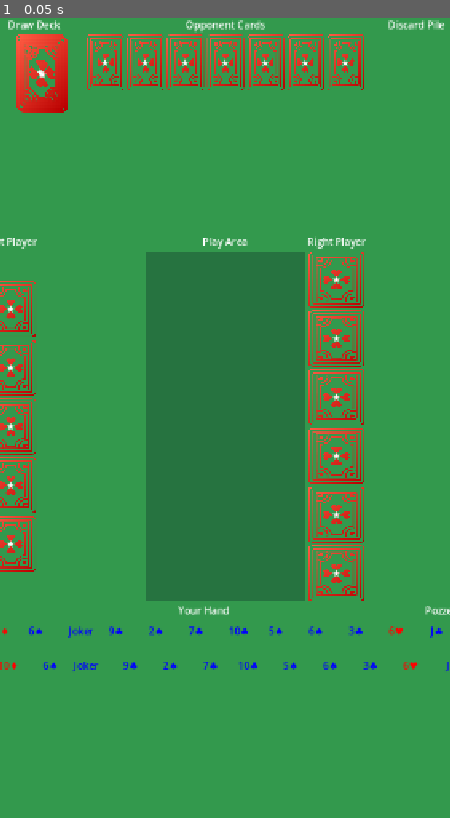
Above: before the commit, frame 1.
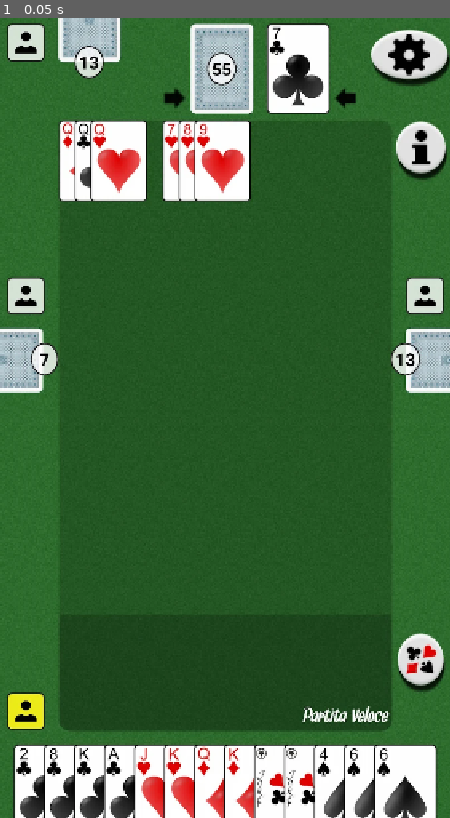
Above: after the commit, the same moment.

Repository: redd096/scala_tedesca
Game: Godot game, scene res://game_scene/game_scene.tscn
Two runs of this game, one before a commit and one after it. Both use one fixed random seed, a clock stepped at 60 frames per second and the inputs below.
Inputs:
- Up to frame 1 (0.05 s): no input

The runs differ from the first frame. In frame 1, 99% of the frame differs, in the area x 0-100%, y 0-100%.
Error after the commit: Invalid access to property or key 'add_child' on a base object of type 'Nil'. (res://game_scene/scripts/prefabs_controllers/game_ui_controller.gd:24)

Commit message:
first test

Diff:
--- a/game_scene/game_scene.tscn
+++ b/game_scene/game_scene.tscn
@@ -1,26 +1,34 @@
-[gd_scene load_steps=6 format=3 uid="uid://bemepic5h4obk"]
+[gd_scene load_steps=8 format=3 uid="uid://bemepic5h4obk"]
 
 [ext_resource type="Script" uid="uid://bn6naedpqjyf1" path="res://game_scene/scripts/managers/game_scene_manager.gd" id="1_m1k14"]
 [ext_resource type="Resource" uid="uid://c1qrjdbj54x3g" path="res://game_scene/datas_resources/rules.tres" id="2_3kg8t"]
+[ext_resource type="Resource" uid="uid://bfbaarcex8tru" path="res://game_scene/datas_resources/deck.tres" id="2_05euk"]
 [ext_resource type="Script" uid="uid://bman8yqr3yymb" path="res://game_scene/scripts/managers/game_scene_sm/game_scene_sm.gd" id="3_k340r"]
 [ext_resource type="Script" uid="uid://djpserxi4m3g3" path="res://game_scene/scripts/managers/game_scene_sm/initialization_game_scene_state.gd" id="4_e0oqy"]
-[ext_resource type="PackedScene" uid="uid://cj8yaqk3v2mn8" path="res://game_scene/prefabs/scala_tedesca_ui.tscn" id="5_e0oqy"]
+[ext_resource type="PackedScene" uid="uid://cj8yaqk3v2mn8" path="res://game_scene/prefabs/test_scala_tedesca_ui.tscn" id="5_e0oqy"]
+[ext_resource type="Script" uid="uid://cpo8sgmlpi6jl" path="res://game_scene/scripts/managers/game_scene_sm/player_turn_game_scene_state.gd" id="6_7ps1j"]
 
 [node name="GameScene" type="Node"]
 
 [node name="GameSceneManager" type="Node" parent="." node_paths=PackedStringArray("ui_controller")]
 script = ExtResource("1_m1k14")
+deck = ExtResource("2_05euk")
 rules = ExtResource("2_3kg8t")
-ui_controller = NodePath("../ScalaTedescaUI")
+ui_controller = NodePath("../GameUI")
 metadata/_custom_type_script = "uid://bn6naedpqjyf1"
 
-[node name="GameSceneSM" type="Node" parent="." node_paths=PackedStringArray("initialization_state")]
+[node name="GameSceneSM" type="Node" parent="." node_paths=PackedStringArray("initialization_state", "player_turn_state")]
 script = ExtResource("3_k340r")
 initialization_state = NodePath("InitializationGameSceneState")
+player_turn_state = NodePath("PlayerTurnGameSceneState")
 metadata/_custom_type_script = "uid://bman8yqr3yymb"
 
 [node name="InitializationGameSceneState" type="Node" parent="GameSceneSM"]
 script = ExtResource("4_e0oqy")
 metadata/_custom_type_script = "uid://djpserxi4m3g3"
 
-[node name="ScalaTedescaUI" parent="." instance=ExtResource("5_e0oqy")]
+[node name="PlayerTurnGameSceneState" type="Node" parent="GameSceneSM"]
+script = ExtResource("6_7ps1j")
+metadata/_custom_type_script = "uid://cpo8sgmlpi6jl"
+
+[node name="GameUI" parent="." instance=ExtResource("5_e0oqy")]
--- a/game_scene/prefabs/scala_tedesca_ui.tscn
+++ b/game_scene/prefabs/game_ui.tscn
@@ -1,19 +1,20 @@
-[gd_scene load_steps=4 format=3 uid="uid://cj8yaqk3v2mn8"]
+[gd_scene load_steps=5 format=3 uid="uid://bfp5tsme4tyhe"]
 
-[ext_resource type="Theme" uid="uid://dqr516vkuq3mp" path="res://game_scene/themes/scala_tedesca_theme.tres" id="1_4joqd"]
-[ext_resource type="Script" uid="uid://etert7npv2bn" path="res://game_scene/scripts/prefabs_controllers/scala_tedesca_controller.gd" id="1_shovc"]
-[ext_resource type="PackedScene" uid="uid://bk2x7qj8v5mn6" path="res://game_scene/prefabs/card.tscn" id="2_xbyoe"]
+[ext_resource type="Theme" uid="uid://dqr516vkuq3mp" path="res://game_scene/themes/scala_tedesca_theme.tres" id="1_bwte8"]
+[ext_resource type="Script" uid="uid://etert7npv2bn" path="res://game_scene/scripts/prefabs_controllers/test_scala_tedesca.gd" id="2_0wx8q"]
+[ext_resource type="PackedScene" uid="uid://bk2x7qj8v5mn6" path="res://game_scene/prefabs/card.tscn" id="3_c5wgr"]
+[ext_resource type="Texture2D" uid="uid://ml1lwcwx3b7u" path="res://game_scene/textures/mockup_scala_40.webp" id="4_ed6sx"]
 
-[node name="ScalaTedescaUI" type="Control" node_paths=PackedStringArray("draw_deck_container", "discard_deck_container", "opponent_cards_container", "left_opponent_container", "right_opponent_container", "play_area_flow", "player_hand_container", "pozzetto_container")]
+[node name="GameUI" type="Control" node_paths=PackedStringArray("draw_deck_container", "discard_deck_container", "opponent_cards_container", "left_opponent_container", "right_opponent_container", "play_area_flow", "player_hand_container", "pozzetto_container")]
 layout_mode = 3
 anchors_preset = 15
 anchor_right = 1.0
 anchor_bottom = 1.0
 grow_horizontal = 2
 grow_vertical = 2
-theme = ExtResource("1_4joqd")
-script = ExtResource("1_shovc")
-card_scene = ExtResource("2_xbyoe")
+theme = ExtResource("1_bwte8")
+script = ExtResource("2_0wx8q")
+card_scene = ExtResource("3_c5wgr")
 draw_deck_container = NodePath("MainContainer/TopArea/DrawDeckArea/DrawDeck")
 discard_deck_container = NodePath("MainContainer/TopArea/DiscardDeckArea/DiscardDeck")
 opponent_cards_container = NodePath("MainContainer/TopArea/OpponentCardsArea/OpponentCards")
@@ -176,14 +177,12 @@
 size_flags_vertical = 3
 alignment = 1
 
-[node name="Control" type="Control" parent="."]
+[node name="Mockup" type="TextureRect" parent="."]
 layout_mode = 1
 anchors_preset = 15
 anchor_right = 1.0
 anchor_bottom = 1.0
-offset_left = 50.0
-offset_top = 50.0
-offset_right = -50.0
-offset_bottom = -50.0
 grow_horizontal = 2
 grow_vertical = 2
+texture = ExtResource("4_ed6sx")
+expand_mode = 1
--- /dev/null
+++ b/game_scene/prefabs/player_cards.tscn
@@ -0,0 +1,82 @@
+[gd_scene load_steps=3 format=3 uid="uid://dvdbqx7bhuugt"]
+
+[ext_resource type="Script" uid="uid://bmrt6f1gqqyxo" path="res://game_scene/scripts/prefabs_controllers/player_cards_controller.gd" id="1_d1l1r"]
+[ext_resource type="Texture2D" uid="uid://4pidu3mb6ni1" path="res://game_scene/textures/front_card_red.png" id="2_rr5q2"]
+
+[node name="PlayerCards" type="Control"]
+layout_mode = 3
+anchors_preset = 0
+offset_right = 80.0
+offset_bottom = 120.0
+script = ExtResource("1_d1l1r")
+
+[node name="CardFront" type="Control" parent="."]
+layout_mode = 1
+anchors_preset = 15
+anchor_right = 1.0
+anchor_bottom = 1.0
+grow_horizontal = 2
+grow_vertical = 2
+
+[node name="FrontBackground" type="TextureRect" parent="CardFront"]
+layout_mode = 1
+anchors_preset = 15
+anchor_right = 1.0
+anchor_bottom = 1.0
+grow_horizontal = 2
+grow_vertical = 2
+texture = ExtResource("2_rr5q2")
+expand_mode = 1
+
+[node name="Border" type="ColorRect" parent="CardFront"]
+visible = false
+layout_mode = 1
+anchors_preset = 15
+anchor_right = 1.0
+anchor_bottom = 1.0
+grow_horizontal = 2
+grow_vertical = 2
+mouse_filter = 2
+color = Color(0, 0, 0, 1)
+
+[node name="InnerArea" type="ColorRect" parent="CardFront/Border"]
+layout_mode = 1
+anchors_preset = 15
+anchor_right = 1.0
+anchor_bottom = 1.0
+offset_left = 2.0
+offset_top = 2.0
+offset_right = -2.0
+offset_bottom = -2.0
+grow_horizontal = 2
+grow_vertical = 2
+mouse_filter = 2
+
+[node name="TopLeftLabel" type="Label" parent="CardFront"]
+modulate = Color(1, 0, 0, 1)
+layout_mode = 1
+offset_left = 6.0
+offset_top = 6.0
+offset_right = 17.0
+offset_bottom = 29.0
+text = "A♥"
+horizontal_alignment = 1
+vertical_alignment = 1
+
+[node name="BottomRightLabel" type="Label" parent="CardFront"]
+modulate = Color(1, 0, 0, 1)
+layout_mode = 1
+anchors_preset = 3
+anchor_left = 1.0
+anchor_top = 1.0
+anchor_right = 1.0
+anchor_bottom = 1.0
+offset_left = -31.0
+offset_top = -29.0
+offset_right = -6.0
+offset_bottom = -6.0
+grow_horizontal = 0
+grow_vertical = 0
+text = "A♥"
+horizontal_alignment = 1
+vertical_alignment = 1
--- /dev/null
+++ b/game_scene/prefabs/test_scala_tedesca_ui.tscn
@@ -0,0 +1,182 @@
+[gd_scene load_steps=6 format=3 uid="uid://cj8yaqk3v2mn8"]
+
+[ext_resource type="Theme" uid="uid://dqr516vkuq3mp" path="res://game_scene/themes/scala_tedesca_theme.tres" id="1_4joqd"]
+[ext_resource type="Script" uid="uid://nxpdoaehseir" path="res://game_scene/scripts/prefabs_controllers/game_ui_controller.gd" id="2_7x5bi"]
+[ext_resource type="PackedScene" uid="uid://bk2x7qj8v5mn6" path="res://game_scene/prefabs/card.tscn" id="3_oh8gn"]
+[ext_resource type="PackedScene" uid="uid://dvdbqx7bhuugt" path="res://game_scene/prefabs/player_cards.tscn" id="4_3j2g5"]
+[ext_resource type="Texture2D" uid="uid://ml1lwcwx3b7u" path="res://game_scene/textures/mockup_scala_40.webp" id="4_sdmau"]
+
+[node name="GameUI" type="Control"]
+layout_mode = 3
+anchors_preset = 15
+anchor_right = 1.0
+anchor_bottom = 1.0
+grow_horizontal = 2
+grow_vertical = 2
+theme = ExtResource("1_4joqd")
+script = ExtResource("2_7x5bi")
+card_prefab = ExtResource("3_oh8gn")
+player_cards_prefab = ExtResource("4_3j2g5")
+
+[node name="Background" type="ColorRect" parent="."]
+layout_mode = 1
+anchors_preset = 15
+anchor_right = 1.0
+anchor_bottom = 1.0
+grow_horizontal = 2
+grow_vertical = 2
+color = Color(0.2, 0.6, 0.3, 1)
+
+[node name="MainContainer" type="VBoxContainer" parent="."]
+layout_mode = 1
+anchors_preset = 15
+anchor_right = 1.0
+anchor_bottom = 1.0
+grow_horizontal = 2
+grow_vertical = 2
+
+[node name="TopArea" type="HBoxContainer" parent="MainContainer"]
+layout_mode = 2
+size_flags_vertical = 2
+
+[node name="DrawDeckArea" type="VBoxContainer" parent="MainContainer/TopArea"]
+layout_mode = 2
+size_flags_horizontal = 3
+
+[node name="Label" type="Label" parent="MainContainer/TopArea/DrawDeckArea"]
+layout_mode = 2
+text = "Draw Deck"
+horizontal_alignment = 1
+
+[node name="DrawDeck" type="HBoxContainer" parent="MainContainer/TopArea/DrawDeckArea"]
+layout_mode = 2
+size_flags_vertical = 3
+alignment = 1
+
+[node name="OpponentCardsArea" type="VBoxContainer" parent="MainContainer/TopArea"]
+layout_mode = 2
+size_flags_horizontal = 3
+
+[node name="Label" type="Label" parent="MainContainer/TopArea/OpponentCardsArea"]
+layout_mode = 2
+text = "Opponent Cards"
+horizontal_alignment = 1
+
+[node name="OpponentCards" type="HBoxContainer" parent="MainContainer/TopArea/OpponentCardsArea"]
+layout_mode = 2
+size_flags_vertical = 3
+alignment = 1
+
+[node name="DiscardDeckArea" type="VBoxContainer" parent="MainContainer/TopArea"]
+layout_mode = 2
+size_flags_horizontal = 3
+
+[node name="Label" type="Label" parent="MainContainer/TopArea/DiscardDeckArea"]
+layout_mode = 2
+text = "Discard Pile"
+horizontal_alignment = 1
+
+[node name="DiscardDeck" type="HBoxContainer" parent="MainContainer/TopArea/DiscardDeckArea"]
+layout_mode = 2
+size_flags_vertical = 3
+alignment = 1
+
+[node name="MiddleArea" type="HBoxContainer" parent="MainContainer"]
+layout_mode = 2
+size_flags_vertical = 3
+
+[node name="LeftOpponentArea" type="VBoxContainer" parent="MainContainer/MiddleArea"]
+layout_mode = 2
+size_flags_horizontal = 2
+
+[node name="Label" type="Label" parent="MainContainer/MiddleArea/LeftOpponentArea"]
+layout_mode = 2
+text = "Left Player"
+horizontal_alignment = 1
+
+[node name="LeftOpponentCards" type="VBoxContainer" parent="MainContainer/MiddleArea/LeftOpponentArea"]
+layout_mode = 2
+size_flags_vertical = 3
+alignment = 1
+
+[node name="PlayArea" type="VBoxContainer" parent="MainContainer/MiddleArea"]
+layout_mode = 2
+size_flags_horizontal = 3
+
+[node name="Label" type="Label" parent="MainContainer/MiddleArea/PlayArea"]
+layout_mode = 2
+text = "Play Area"
+horizontal_alignment = 1
+
+[node name="PlayAreaBackground" type="ColorRect" parent="MainContainer/MiddleArea/PlayArea"]
+layout_mode = 2
+size_flags_vertical = 3
+color = Color(0.15, 0.45, 0.25, 1)
+
+[node name="PlayAreaFlow" type="HFlowContainer" parent="MainContainer/MiddleArea/PlayArea/PlayAreaBackground"]
+layout_mode = 1
+anchors_preset = 15
+anchor_right = 1.0
+anchor_bottom = 1.0
+offset_left = 10.0
+offset_top = 10.0
+offset_right = -10.0
+offset_bottom = -10.0
+grow_horizontal = 2
+grow_vertical = 2
+
+[node name="RightOpponentArea" type="VBoxContainer" parent="MainContainer/MiddleArea"]
+layout_mode = 2
+size_flags_horizontal = 2
+
+[node name="Label" type="Label" parent="MainContainer/MiddleArea/RightOpponentArea"]
+layout_mode = 2
+text = "Right Player"
+horizontal_alignment = 1
+
+[node name="RightOpponentCards" type="VBoxContainer" parent="MainContainer/MiddleArea/RightOpponentArea"]
+layout_mode = 2
+size_flags_vertical = 3
+alignment = 1
+
+[node name="BottomArea" type="HBoxContainer" parent="MainContainer"]
+layout_mode = 2
+size_flags_vertical = 2
+
+[node name="PlayerHandArea" type="VBoxContainer" parent="MainContainer/BottomArea"]
+layout_mode = 2
+size_flags_horizontal = 3
+
+[node name="Label" type="Label" parent="MainContainer/BottomArea/PlayerHandArea"]
+layout_mode = 2
+text = "Your Hand"
+horizontal_alignment = 1
+
+[node name="PlayerHand" type="HBoxContainer" parent="MainContainer/BottomArea/PlayerHandArea"]
+layout_mode = 2
+size_flags_vertical = 3
+alignment = 1
+
+[node name="PozzettoArea" type="VBoxContainer" parent="MainContainer/BottomArea"]
+layout_mode = 2
+size_flags_horizontal = 2
+
+[node name="Label" type="Label" parent="MainContainer/BottomArea/PozzettoArea"]
+layout_mode = 2
+text = "Pozzetto"
+horizontal_alignment = 1
+
+[node name="Pozzetto" type="HBoxContainer" parent="MainContainer/BottomArea/PozzettoArea"]
+layout_mode = 2
+size_flags_vertical = 3
+alignment = 1
+
+[node name="Mockup" type="TextureRect" parent="."]
+layout_mode = 1
+anchors_preset = 15
+anchor_right = 1.0
+anchor_bottom = 1.0
+grow_horizontal = 2
+grow_vertical = 2
+texture = ExtResource("4_sdmau")
+expand_mode = 1
--- a/game_scene/scripts/datas/deck.gd
+++ b/game_scene/scripts/datas/deck.gd
@@ -62,6 +62,13 @@
 	# return cards.pop_front()
 	return cards.pop_back()
 
+## Draw multiple cards
+func draw_cards(count: int) -> Array[Card]:
+	var drawn_cards: Array[Card] = []
+	for i in range(count):
+		drawn_cards.append(draw_card())
+	return drawn_cards
+
 ## Add card to the list
 func add_card(card: Card):
 	cards.append(card)
--- a/game_scene/scripts/managers/game_scene_manager.gd
+++ b/game_scene/scripts/managers/game_scene_manager.gd
@@ -1,7 +1,23 @@
 class_name GameSceneManager extends Node
 
+## Deck used in scene
+@export var deck: Deck
 @export var rules: Rules
-@export var ui_controller: ScalaTedescaController
+@export var number_of_players: int = 2
+@export var ui_controller: GameUIController
+
+## Deck of discarded cards
+var discards_pile: Deck
+## Key: player index, value: Array[Card]
+var players_hands: Dictionary
+## Key: player index, value: Array[Card]
+var players_pozzetto: Dictionary
+## Array of: Array[Card]. Every single array is a Scala on table, that contains an array of Card for that Scala
+var cards_on_tabel: Array[Array]
+## player turn
+var player_turn_index: int
 
 func _ready() -> void:
-	Singleton.check_instance(self)
+	## Set instance to use it, but we don't need it DontDestroyOnLoad
+	var set_dont_destroy_on_load := false
+	Singleton.check_instance(self, set_dont_destroy_on_load)
--- a/game_scene/scripts/managers/game_scene_sm/game_scene_sm.gd
+++ b/game_scene/scripts/managers/game_scene_sm/game_scene_sm.gd
@@ -1,6 +1,8 @@
 class_name GameSceneSM extends StateMachine
 
+## States
 @export var initialization_state: InitializationGameSceneState
+@export var player_turn_state: PlayerTurnGameSceneState
 
 func _ready():
 	# Set first state
--- a/game_scene/scripts/managers/game_scene_sm/initialization_game_scene_state.gd
+++ b/game_scene/scripts/managers/game_scene_sm/initialization_game_scene_state.gd
@@ -1,4 +1,33 @@
 class_name InitializationGameSceneState extends State
 
+const START_DELAY: float = 1
+const END_DELAY: float = 1
+
 func _enter() -> void:
-	print(Singleton.instance(GameSceneManager))
+	var game_scene_manager : GameSceneManager = Singleton.instance(GameSceneManager)
+	var ui_controller : GameUIController = game_scene_manager.ui_controller
+	var deck = game_scene_manager.deck
+	var number_of_players = game_scene_manager.number_of_players
+
+	# Shuffle deck, create hand and pozzetto for every player
+	deck.shuffle()
+	for i in range(number_of_players):
+		var player_hand = deck.draw_cards(13)
+		var pozzetto = deck.draw_cards(13)
+		game_scene_manager.players_hands[i] = player_hand
+		game_scene_manager.players_pozzetto[i] = pozzetto
+
+	# Instantiate datas in scene
+	ui_controller.instantiate_deck_cards(deck)
+	ui_controller.instantiate_players(game_scene_manager.number_of_players)
+
+	# Wait few seconds
+	await get_tree().create_timer(START_DELAY).timeout
+
+	# Then start animations to give player cards
+	for i in range(number_of_players):
+		await ui_controller.set_player_cards(i, game_scene_manager.players_hands[i], game_scene_manager.players_pozzetto[i]).finished
+
+	## Wait other seconds and start game
+	await get_tree().create_timer(END_DELAY).timeout
+	state_machine.set_state(state_machine.player_turn_state)
--- /dev/null
+++ b/game_scene/scripts/managers/game_scene_sm/player_turn_game_scene_state.gd
@@ -0,0 +1,7 @@
+class_name PlayerTurnGameSceneState extends State
+
+func _enter():
+	var game_scene_manager : GameSceneManager = Singleton.instance(GameSceneManager)
+	var ui_controller : GameUIController = game_scene_manager.ui_controller
+	# Show player turn
+	ui_controller.set_player_turn(game_scene_manager.player_turn_index)
--- /dev/null
+++ b/game_scene/scripts/prefabs_controllers/game_ui_controller.gd
@@ -0,0 +1,89 @@
+class_name GameUIController extends Node
+
+## Prefab to show a CardData in scene as a CardController
+@export var card_prefab: PackedScene
+## Container to show the deck
+@export var deck_container: Control
+## Prefab of PlayerCardsController
+@export var player_cards_prefab: PackedScene
+## Instantiate PlayerCardsController in the 4 containers to show 4 players
+@export var players_containers: Array[Control]
+@export var start_animation_delay_between_cards: float = 0.1
+
+## Key: Card data, value: CardController in scene
+var cards_in_scene: Dictionary[Card, CardController]
+## Key: player index, value: PlayerCardsController in scene
+var players_in_scene: Dictionary[int, PlayerCardsController]
+
+## Instantiate every card in deck
+func instantiate_deck_cards(deck: Deck):
+	for card_data in deck.cards:
+		var card_ui : CardController = card_prefab.instantiate()
+		card_ui.set_card_data(card_data)
+		cards_in_scene[card_data] = card_ui
+		deck_container.add_child.call_deferred(card_ui)
+
+## Instantiate every player in scene
+func instantiate_players(players_count: int):
+	# Player 1 always at the bottom
+	_instantiate_player(0, players_containers[0])
+	# Calculate the opponent on the top:
+	# 1 opponent put index 0 at top; 2 opponents index 1 at top (0 at left); 3 opponents index 1 at top (0 at left and 2 at right); 4 opponents index 2 at top (0, 1 at left and 3 at right), etc...
+	var opponents_count : int = players_count - 1
+	var top_opponent_index : int = floori(opponents_count / 2.0)
+	# Instantiate players at the left
+	for i in range(1, top_opponent_index):
+		_instantiate_player(i, players_containers[1])
+	# Instantiate top player
+	_instantiate_player(top_opponent_index, players_containers[2])
+	# Instantiate players at the right
+	for i in range(top_opponent_index + 1, players_count):
+		_instantiate_player(i, players_containers[3])
+
+func _instantiate_player(player_index: int, player_container: Control):
+	var player_ui : PlayerCardsController = player_cards_prefab.instantiate()
+	player_container.add_child.call_deferred(player_ui)
+	players_in_scene[player_index] = player_ui
+
+## Set player turns
+func set_player_turn(player_index: int):
+	for index in players_in_scene.keys():
+		players_in_scene[index].set_turn(index == player_index)
+
+## Add cards in hand and pozzetto for this player
+func set_player_cards(player_index: int, hand_cards: Array[Card], pozzetto_cards: Array[Card]) -> Tween:
+	var tween : Tween = get_tree().create_tween()
+	var delay = 0.0
+	# Animate hand cards
+	for card_data in hand_cards:
+		_animate_card_to_player(card_data, player_index, true, delay, tween)
+		delay += start_animation_delay_between_cards
+	# Animate pozzetto cards
+	for card in pozzetto_cards:
+		_animate_card_to_player(card, player_index, false, delay, tween)
+		delay += start_animation_delay_between_cards
+	return tween
+
+## Helper function to animate a card from deck to player
+func _animate_card_to_player(card: Card, player_index: int, is_hand_card: bool, delay: float, tween: Tween):
+	var card_ui : CardController = cards_in_scene[card]
+	var player_ui = players_in_scene[player_index]
+
+	# Store starting position
+	var start_pos = card_ui.global_position
+
+	# Move card to target container and get final position
+	deck_container.remove_child(card_ui)
+	if is_hand_card:
+		player_ui.add_hand_card(card_ui)
+	else:
+		player_ui.add_pozzetto_card(card_ui)
+
+	var end_pos = card_ui.global_position
+
+	# Reset to starting position for animation
+	card_ui.global_position = start_pos
+
+	# Create tween for this card
+	tween.parallel().tween_property(card_ui, "global_position", end_pos, 0.3).set_delay(delay)
+	tween.parallel().tween_property(card_ui, "scale", Vector2.ONE, 0.3).set_delay(delay)
--- /dev/null
+++ b/game_scene/scripts/prefabs_controllers/player_cards_controller.gd
@@ -0,0 +1,72 @@
+class_name PlayerCardsController extends Node
+
+@export var name_label: Label
+@export var turn_icon: TextureRect
+@export var pozzetto_container: Control
+@export_group("Cards in hand")
+## When exceed this number of cards, use Overflow Container
+@export var use_overflow_container : bool = true
+@export var overflow_count: int = 10
+@export_subgroup("Normal Container")
+## Container to show a list of cards
+@export var cards_container_obj: Control
+@export var cards_container: Control
+@export_subgroup("Overflow Container")
+## Container to show just one card and a number of how many they are, when there are too many
+@export var overflow_container_obj: Control
+@export var overflow_counter_label: Label
+
+## Cards currently in hand
+var hand_cards: Array[CardController]
+## Cards currently in pozzetto
+var pozzetto_cards: Array[CardController]
+
+## Set player name (and show or hide label)
+func set_player_name(player_name: String):
+	name_label.text = player_name
+	name_label.visible = not player_name.is_empty()
+
+## Show or hide turn icon
+func set_turn(is_its_turn: bool):
+	turn_icon.visible = is_its_turn
+
+## Add card in hand
+func add_hand_card(card_ui: CardController):
+	# Add card to normal container
+	cards_container.add_child.call_deferred(card_ui)
+	hand_cards.append(card_ui)
+	# and be sure to show correct container
+	_show_correct_container()
+
+## Remove card in hand
+func remove_hand_card(card_ui: CardController):
+	# Remove card from normal container
+	cards_container.remove_child(card_ui)
+	hand_cards.erase(card_ui)
+	# and be sure to show correct container
+	_show_correct_container()
+
+## Add card in pozzetto
+func add_pozzetto_card(card_ui: CardController):
+	pozzetto_container.add_child(card_ui)
+	pozzetto_cards.append(card_ui)
+
+## Remove card in pozzetto
+func remove_pozzetto_card(card_ui: CardController):
+	pozzetto_container.remove_child(card_ui)
+	pozzetto_cards.erase(card_ui)
+
+## Show correct container (normal or overflow)
+func _show_correct_container():
+	# if exceed overflow, show overflow container, else show normal container
+	var cards_count : int = hand_cards.size()
+	var is_overflow : bool = use_overflow_container and cards_count > overflow_count
+	cards_container_obj.visible = not is_overflow
+	overflow_container_obj.visible = is_overflow
+	overflow_counter_label.text = str(cards_count)
+
+## Generate pozzetto in scene
+func generate_pozzetto(cards_ui: Array[CardController]):
+	for card_ui in cards_ui:
+		add_hand_card(card_ui)
+		pozzetto_cards.append(card_ui)
--- a/game_scene/scripts/prefabs_controllers/scala_tedesca_controller.gd
+++ b/game_scene/scripts/prefabs_controllers/test_scala_tedesca.gd
@@ -1,4 +1,4 @@
-class_name ScalaTedescaController extends Control
+class_name TestScalaTedesca extends Control
 
 # Prefabs
 @export var card_scene: PackedScene
--- a/utils/scripts/singleton.gd
+++ b/utils/scripts/singleton.gd
@@ -9,16 +9,17 @@
 
 class_name Singleton
 
-## If this is the instance, be sure is DontDestroyOnload and return true.
+## If this is the instance, return true (and can set DontDestroyOnLoad).
 ## If there is another instance, destroy this node and return false.
 ## Normally this functions is called in _ready() for every singleton script
-static func check_instance(self_obj: Node) -> bool:
+static func check_instance(self_obj: Node, set_dont_destroy_on_load: bool = true) -> bool:
 	# Get current instance or find in scene
 	var script_type = self_obj.get_script()
-	var current_instance: Object = instance(script_type)
+	var current_instance : Object = instance(script_type)
 	# If this is the instance, set DontDestroyOnload and return true
 	if current_instance == self_obj:
-		_dont_destroy_on_load(self_obj)
+		if set_dont_destroy_on_load:
+			_dont_destroy_on_load(self_obj)
 		return true
 	# Else, destroy and return false
 	else:
@@ -50,7 +51,7 @@
 
 ## Return class name or filename
 static func _get_string_from_script_type(script_type: Object) -> String:
-	var type: String = ""
+	var type : String = ""
 	# Check if the argument is a Script resource
 	if script_type is Script:
 		# Get the class name defined by 'class_name'
Not shown, added: game_scene/scripts/managers/game_scene_sm/player_turn_game_scene_state.gd.uid
Not shown, added: game_scene/scripts/prefabs_controllers/game_ui_controller.gd.uid
Not shown, added: game_scene/scripts/prefabs_controllers/player_cards_controller.gd.uid
Renamed: game_scene/scripts/prefabs_controllers/scala_tedesca_controller.gd.uid -> game_scene/scripts/prefabs_controllers/test_scala_tedesca.gd.uid
Binary file added: game_scene/textures/mockup_scala_40.webp
Not shown, added: game_scene/textures/mockup_scala_40.webp.import
Binary file added: game_scene/textures/player_icon.png
Not shown, added: game_scene/textures/player_icon.png.import
